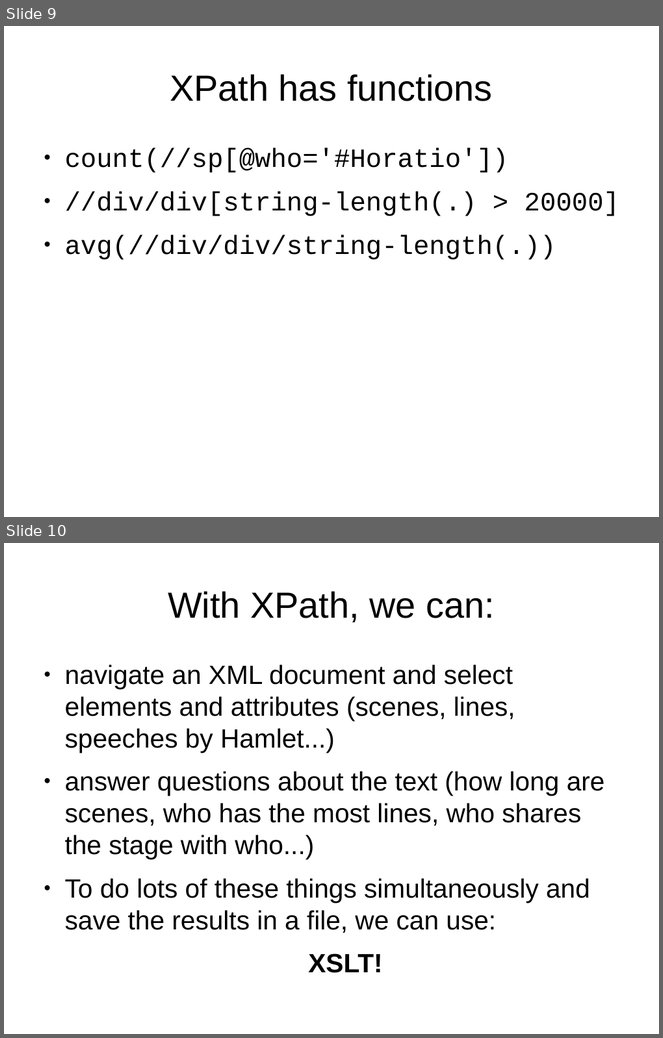
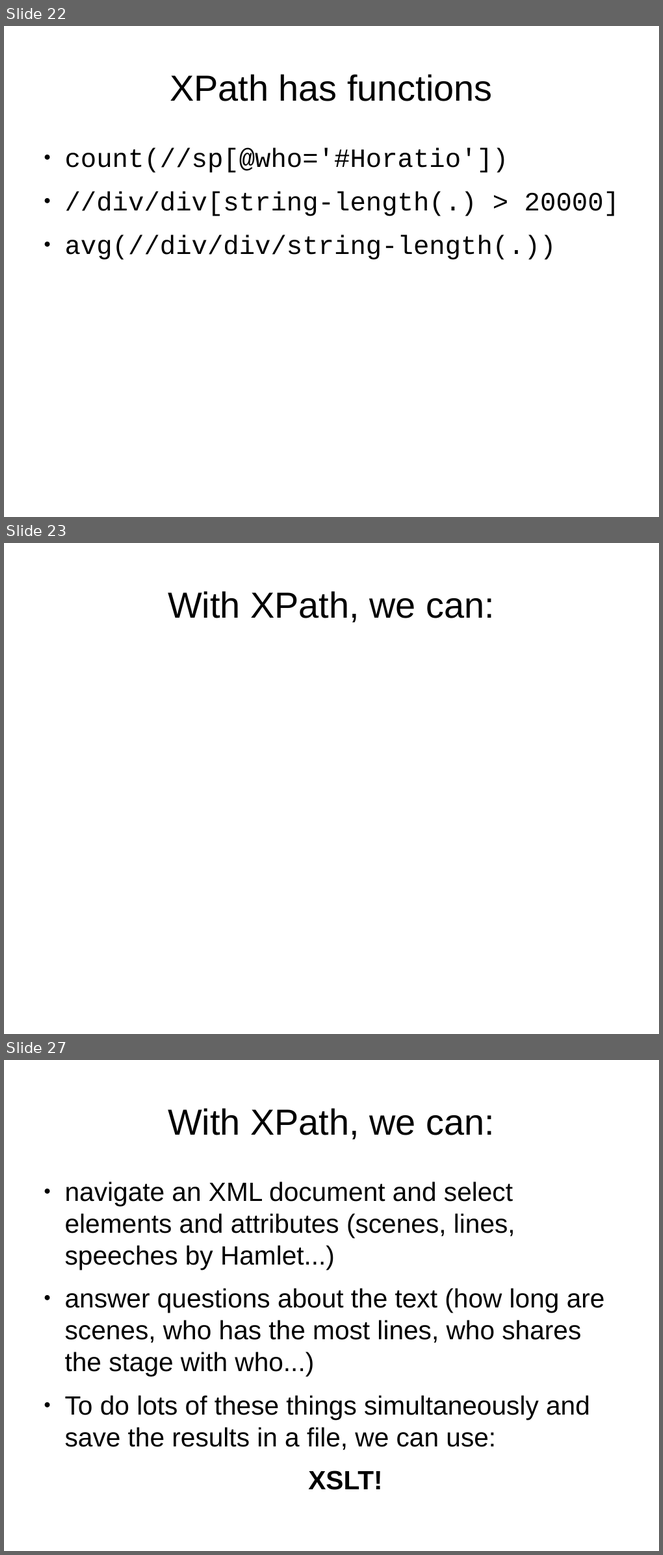
Before and after one commit to martindholmes/XSLT_workshops, a slide deck: intro/presentations/01_xpath_intro.odp. Shown one above the other, each under a label of ours: slides 9 and 10 before the commit, slides 22, 23 and 27 after it; the slides between them are not shown. The pictures are 663x1038 and 663x1555 pixels, drawn with LibreOffice and Linux fonts; fonts in the diff are those of the drawing. Boxes give left, top, right and bottom in pixels: in the first picture for what was removed or moved away, otherwise in the second. Text is boxed around its words. In the diff, an @@ line names an element or a change of style, - is before the commit and + after.

```diff
--- a/intro/presentations/01_xpath_intro.odp
+++ b/intro/presentations/01_xpath_intro.odp
@@ slide 23 added at <box>4,543,659,1034</box>, background #FFFFFF @@
@@ title added at <box>168,591,495,622</box>, 44 pt, text #000000 @@
+With XPath, we can:
@@ what was slide 9 is now slide 22 @@
@@ what was slide 10 is now slide 27 @@
```
Also in this commit, not shown: 1 slide changed, 16 other slides added, 3 other files.
